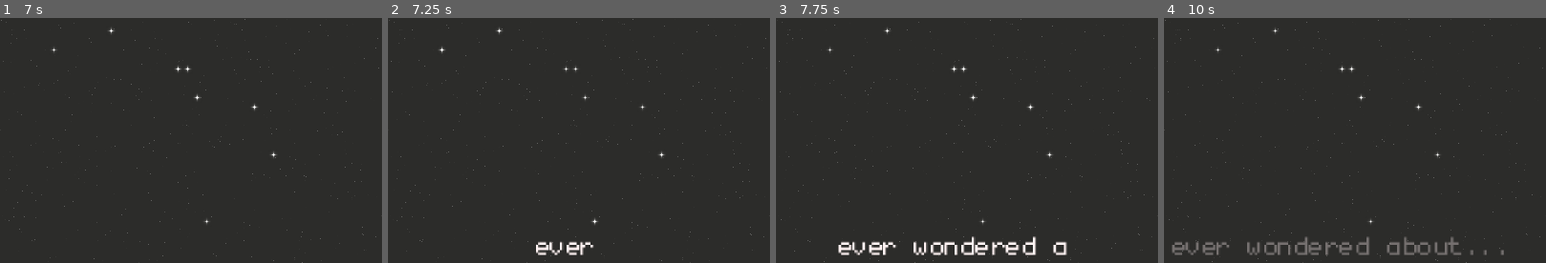
Above: before the commit, frames 1-4 (left to right).
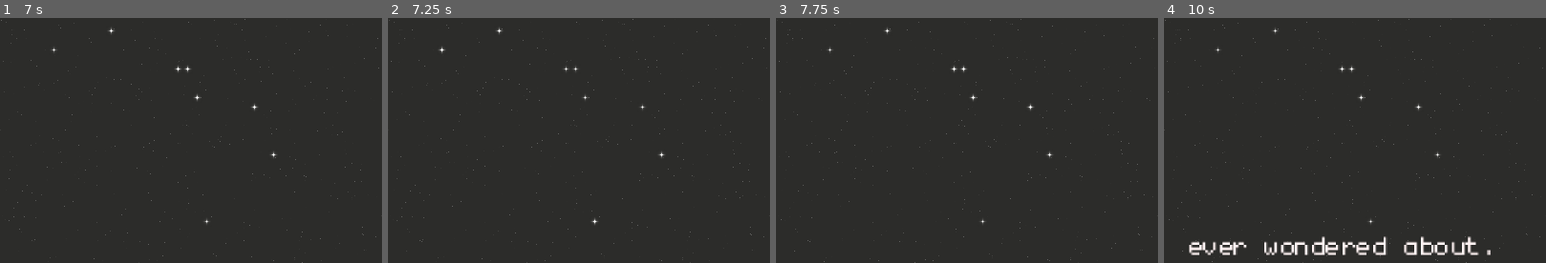
Above: after the commit, the same moments.

Repository: zzz475-idk/teen-jam
Game: Godot game, scene res://scenes/ending.tscn
Same seed, same stepped clock (60 frames per second), same inputs: the game is played once before the commit and once after it. This scene is started directly instead of the project's main scene.
Inputs:
- Up to frame 1 (7 s): tap Enter at 0.5, 3.5, 5 s; hold Right (ui_right) 0.53-2.03 s; tap X (x) every 0.75 s from 0.6 to 6.6 s; tap Up (ui_up) at 0.77, 1.52, 3.02, 3.77, 4.52, 6.02, 6.77 s; hold Left (ui_left) 2.03-2.78 s; tap Space at 2.75, 4.25 s; hold Right (ui_right) 2.78-4.28 s; hold Left (ui_left) 4.28-5.03 s; hold Right (ui_right) 5.03-5.78 s; hold Left (ui_left) from 5.78 s (still down)
- Up to frame 2 (7.25 s): keep holding Left (ui_left)
- Up to frame 3 (7.75 s): release Left (ui_left) at 7.28 s; hold Right (ui_right) from 7.28 s (still down); tap X (x) at 7.35 s; tap Up (ui_up) at 7.52 s
- Up to frame 4 (10 s): tap X (x) at 8.1, 8.85, 9.6 s; tap Up (ui_up) at 9.02, 9.77 s; release Right (ui_right) at 9.53 s; hold Left (ui_left) from 9.53 s (still down)
The pictures show only the part of the screen within x 27-77%, y 4-54%; the shares and areas given below are measured in that part.

Frame 1 is identical in both runs. In frame 2, 0.5% of the frame differs, in the area x 38-54%, y 91-97%; in frame 3, 1.8%; in frame 4, 3.2%, in the area x 2-89%, y 89-97%.

Commit message:
true ending!

Diff:
--- a/scenes/ending.tscn
+++ b/scenes/ending.tscn
@@ -3,6 +3,7 @@
 [ext_resource type="Script" uid="uid://cksql6jakjpe7" path="res://scripts/ending.gd" id="1_2x1jc"]
 [ext_resource type="Shader" uid="uid://dgigiyaxmg3a4" path="res://shaders/ending.gdshader" id="1_mqjok"]
 [ext_resource type="FontFile" uid="uid://ba2s46rel4apw" path="res://monogram.ttf" id="3_nfmnx"]
+[ext_resource type="AudioStream" uid="uid://g4hixkqdlvn0" path="res://music/ending.ogg" id="4_nfmnx"]
 
 [sub_resource type="ShaderMaterial" id="ShaderMaterial_yf5fn"]
 shader = ExtResource("1_mqjok")
@@ -46,6 +47,30 @@
 "update": 0,
 "values": [Color(1, 0.9529412, 0.9529412, 1)]
 }
+tracks/2/type = "value"
+tracks/2/imported = false
+tracks/2/enabled = true
+tracks/2/path = NodePath("AudioStreamPlayer2D:volume_db")
+tracks/2/interp = 1
+tracks/2/loop_wrap = true
+tracks/2/keys = {
+"times": PackedFloat32Array(0),
+"transitions": PackedFloat32Array(1),
+"update": 0,
+"values": [-15.0]
+}
+tracks/3/type = "value"
+tracks/3/imported = false
+tracks/3/enabled = true
+tracks/3/path = NodePath("CanvasModulate:color")
+tracks/3/interp = 1
+tracks/3/loop_wrap = true
+tracks/3/keys = {
+"times": PackedFloat32Array(0),
+"transitions": PackedFloat32Array(1),
+"update": 0,
+"values": [Color(1, 1, 1, 1)]
+}
 
 [sub_resource type="Animation" id="Animation_5amew"]
 resource_name = "ending"
@@ -75,10 +100,55 @@
 "values": [Color(1, 0.9529412, 0.9529412, 1), Color(1, 0.9529412, 0.9529412, 1), Color(1, 0.9529412, 0.9529412, 0)]
 }
 
+[sub_resource type="Animation" id="Animation_t1k4y"]
+resource_name = "music in"
+tracks/0/type = "value"
+tracks/0/imported = false
+tracks/0/enabled = true
+tracks/0/path = NodePath("AudioStreamPlayer2D:volume_db")
+tracks/0/interp = 1
+tracks/0/loop_wrap = true
+tracks/0/keys = {
+"times": PackedFloat32Array(0, 1),
+"transitions": PackedFloat32Array(1, 1),
+"update": 0,
+"values": [-15.0, 2.0]
+}
+
+[sub_resource type="Animation" id="Animation_nfmnx"]
+resource_name = "true ending"
+length = 3.0000000000000004
+tracks/0/type = "value"
+tracks/0/imported = false
+tracks/0/enabled = true
+tracks/0/path = NodePath("CanvasModulate:color")
+tracks/0/interp = 1
+tracks/0/loop_wrap = true
+tracks/0/keys = {
+"times": PackedFloat32Array(0, 3),
+"transitions": PackedFloat32Array(1, 1),
+"update": 0,
+"values": [Color(1, 1, 1, 1), Color(0.012617188, 0.012617188, 0.012617188, 1)]
+}
+tracks/1/type = "value"
+tracks/1/imported = false
+tracks/1/enabled = true
+tracks/1/path = NodePath("AudioStreamPlayer2D:volume_db")
+tracks/1/interp = 1
+tracks/1/loop_wrap = true
+tracks/1/keys = {
+"times": PackedFloat32Array(0, 3),
+"transitions": PackedFloat32Array(1, 1),
+"update": 0,
+"values": [2.0, -15.0]
+}
+
 [sub_resource type="AnimationLibrary" id="AnimationLibrary_t1k4y"]
 _data = {
 &"RESET": SubResource("Animation_qa3ag"),
-&"ending": SubResource("Animation_5amew")
+&"ending": SubResource("Animation_5amew"),
+&"music in": SubResource("Animation_t1k4y"),
+&"true ending": SubResource("Animation_nfmnx")
 }
 
 [node name="ending" type="CanvasLayer" unique_id=1556932186]
@@ -114,3 +184,11 @@
 
 [node name="AnimationPlayer" type="AnimationPlayer" parent="." unique_id=293769609]
 libraries/ = SubResource("AnimationLibrary_t1k4y")
+
+[node name="AudioStreamPlayer2D" type="AudioStreamPlayer2D" parent="." unique_id=1503755943]
+stream = ExtResource("4_nfmnx")
+volume_db = -15.0
+max_distance = 4096.0
+parameters/looping = true
+
+[node name="CanvasModulate" type="CanvasModulate" parent="." unique_id=1442497378]
--- a/scenes/player.tscn
+++ b/scenes/player.tscn
@@ -304,7 +304,7 @@
 show_behind_parent = true
 layout_mode = 0
 offset_left = -19.0
-offset_top = -2.0
+offset_top = -1.0
 offset_right = 21.0
 offset_bottom = 11.0
 color = Color(1, 0.9529412, 0.9529412, 1)
@@ -313,7 +313,6 @@
 show_behind_parent = true
 layout_mode = 0
 offset_left = -18.0
-offset_top = -1.0
 offset_right = 20.0
 offset_bottom = 11.0
 color = Color(0.17254902, 0.17254902, 0.16470589, 1)
--- a/scripts/ending.gd
+++ b/scripts/ending.gd
@@ -3,10 +3,14 @@
 
 @onready var label: Label = $Label;
 @onready var animation_player: AnimationPlayer = $AnimationPlayer;
+@onready var audio_stream_player_2d: AudioStreamPlayer2D = $AudioStreamPlayer2D;
 
 
 func _ready() -> void:
 	MusicPlayer.stop();
+	await(get_tree().create_timer(2).timeout);
+	animation_player.play("music in");
+	audio_stream_player_2d.play();
 
 	await(get_tree().create_timer(7).timeout);
 	label.text = "ever wondered about...";
@@ -45,8 +49,10 @@
 	label.text = "i hoped that...";
 	animation_player.play("ending");
 	await(get_tree().create_timer(4).timeout);
-	label.text = "he could made me win a game jam.";
+	label.text = "he could make me win a game jam.";
 	animation_player.play("ending");
 	await(get_tree().create_timer(7).timeout);
-	label.text = "i'm sorry!";
+	label.text = "i'm sorry...";
 	animation_player.play("ending");
+	await(get_tree().create_timer(5).timeout);
+	animation_player.play("true ending");
Not shown, added: music/ending.ogg.import
Not shown, added: music/ending.ogg
